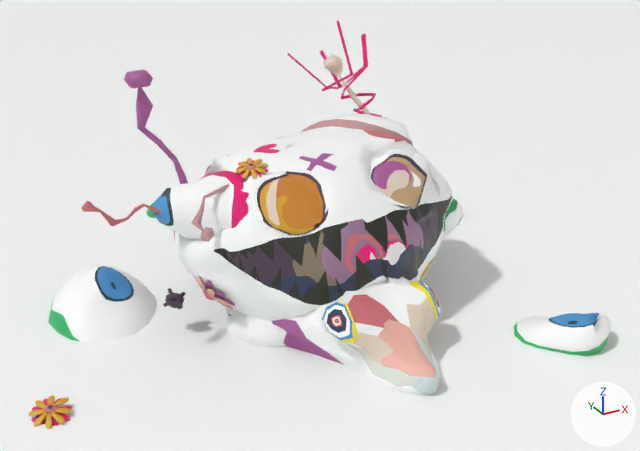
Before and after pictures for a commit that changed the FBX model ATLgj_Unity/Assets/Art Assets/Octopus/Octopus.fbx.
Rendered twice from a camera (50 mm lens) standing at (-11.16, -19.48, 12.99) and looking at (-0.41, 0.06, 3.22). Lighting does not change. The marker at lower right points along +X, +Y and +Z.
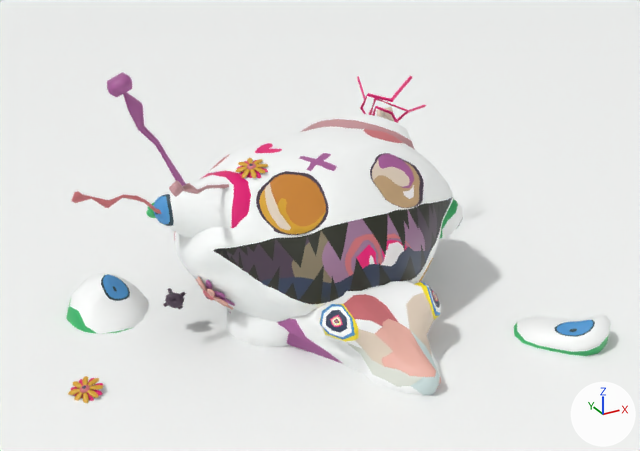
Edits to the bpy script that builds the scene:
```text
Change me_sphere_001:
    used by ob_sphere; location = (0.0, 0.0, 0.0)
    remove me_sphere_001.from_pydata(...)  # 52566 vertices, 52779 faces; spans x -8.78..6.05, y -5.28..6.25, z -1.4..7.77
    add me_sphere_001.from_pydata(...)  # 52566 vertices, 52779 faces; spans x -7.72..6.05, y -5.28..6.42, z -0.87..7.6
    me_sphere_001 part 1: the loose piece of 148 vertices spanning x 1.22..3.76, y 3.19..6.25, z 4.63..7.77 is multiplied about its middle by the matrix ((0.467, 0.205, 0.86), (-0.727, 0.643, 0.241), (-0.504, -0.738, 0.45)), then moved by (2.09, 0.36, -1.45)
    me_sphere_001 part 2: 13867 of 52566 vertices moved; they spanned x -7.45..4.44, y -4.57..5.5, z -1.4..7.63 and now span x -6.88..5.24, y -4.59..5.41, z -0.87..7.6; mean shift (0.0, 0.0, 0.0); largest move (3.06, 5.37, 6.5) -> (5.24, 5.15, 4.12)
    me_sphere_001 part 3: 10036 of 52566 vertices moved; they spanned x -8.78..-7.81, y -1.51..-0.53, z 0.22..0.63 and now span x -7.72..-6.88, y -0.89..-0.05, z 0.2..0.59; mean shift (0.99, 0.55, -0.03); largest move (-8.6, -1.31, 0.22) -> (-7.53, -0.73, 0.21)
    me_sphere_001 part 4: 96 of the vertices in x 4.28..5.76, y -5.09..-2.78, z -0.69..1.34 are multiplied about their middle by the matrix ((0.684, -0.199, -0.138), (0.18, 0.695, -0.11), (0.162, 0.069, 0.704)), then moved by (-0.14, -0.18, 0.11)
```

Pixel boxes [x1, y1, x2, y2] of what changed, in the pictures (640 x 451 px; the box of a moved part takes in the faces that stretch with it):
'Sphere', reshaped: before [29, 20, 611, 429]; after [66, 72, 611, 403]
part 1 of me_sphere_001, moved or reshaped: before [287, 20, 382, 117]; after [357, 76, 426, 123]
part 2 of me_sphere_001, moved or reshaped: before [48, 54, 463, 366]; after [66, 72, 463, 366]
part 3 of me_sphere_001, moved or reshaped: before [29, 395, 72, 429]; after [68, 376, 103, 403]
part 4 of me_sphere_001, moved or reshaped: before [535, 313, 604, 344]; after [535, 316, 604, 344]
